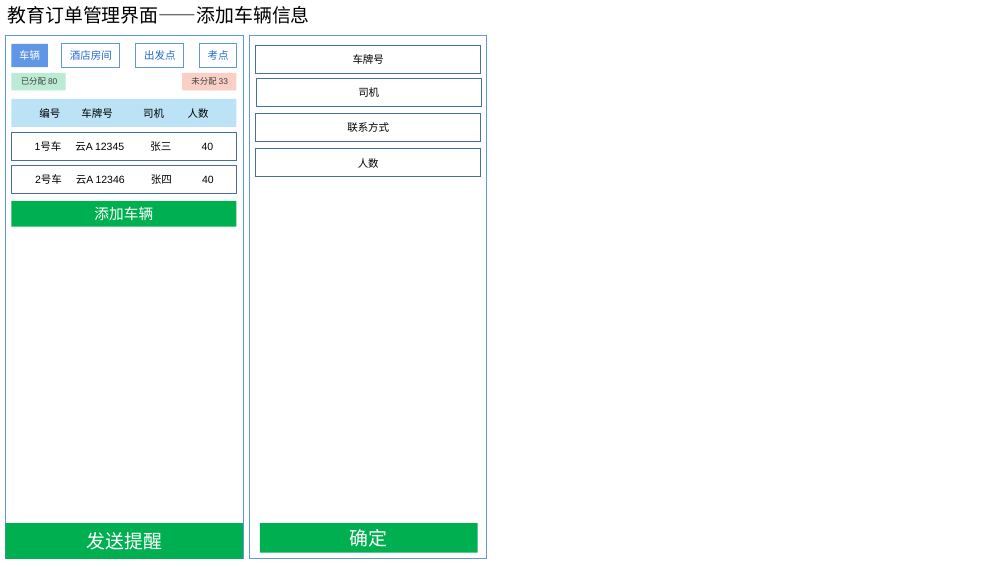
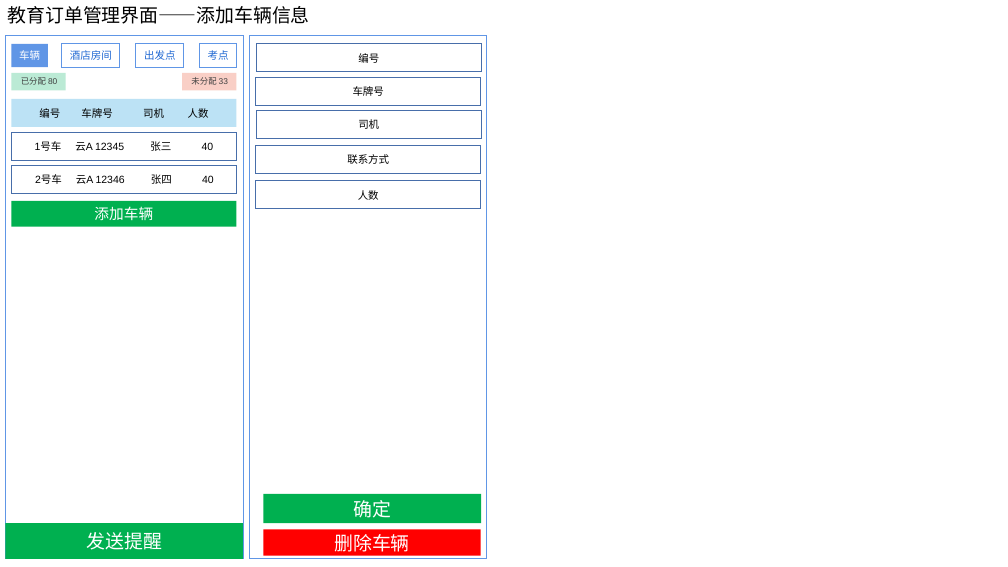
Before and after one commit to ISheenSomeOne/eTeam, a slide deck: slide 17 of 界面设计/eTeam界面—团队.pptx. Drawn at 1008x567 pixels with LibreOffice and Linux fonts; fonts in the diff are those of the drawing. Boxes give left, top, right and bottom in pixels: in the first picture for what was removed or moved away, otherwise in the second. Text is boxed around its words. In the diff, an @@ line names an element or a change of style, - is before the commit and + after.

```diff
--- a/界面设计/eTeam界面—团队.pptx
+++ b/界面设计/eTeam界面—团队.pptx
@@ rectangle added at <box>256,44,482,72</box>, outline #476FAA 1 pt, 10 pt, text #000000 @@
+编号
@@ rectangle "车牌号": place and size @@
-rectangle "车牌号" at <box>256,45,481,73</box>
+rectangle "车牌号" at <box>256,78,481,106</box>
@@ rectangle "司机": place and size @@
-rectangle "司机" at <box>256,78,482,106</box>
+rectangle "司机" at <box>256,110,482,138</box>
@@ rectangle "联系方式": place and size @@
-rectangle "联系方式" at <box>256,113,481,141</box>
+rectangle "联系方式" at <box>256,146,481,174</box>
@@ rectangle "人数": place and size @@
-rectangle "人数" at <box>256,149,481,177</box>
+rectangle "人数" at <box>256,181,481,209</box>
@@ rectangle "确定": place and size @@
-rectangle "确定" at <box>260,523,478,553</box>
+rectangle "确定" at <box>263,494,481,523</box>
@@ rectangle added at <box>263,529,480,556</box>, fill #FF0000, 18 pt, text #FFFFFF @@
+删除车辆
```
Also in this commit, not shown: 6 other slides changed.
